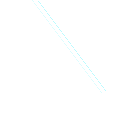
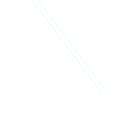
Comparing the layer stacks of the two 128×128 images. Changes:
"Layer 2": opacity 100% → 50% over [38, 1, 106, 91]
